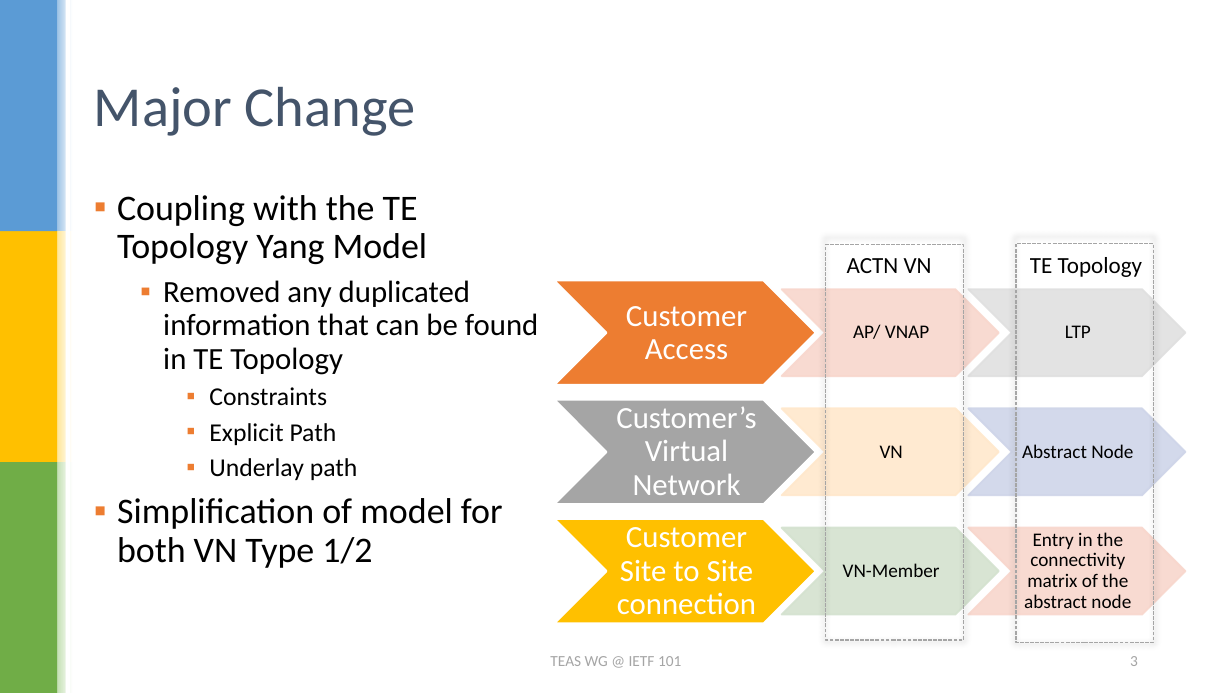
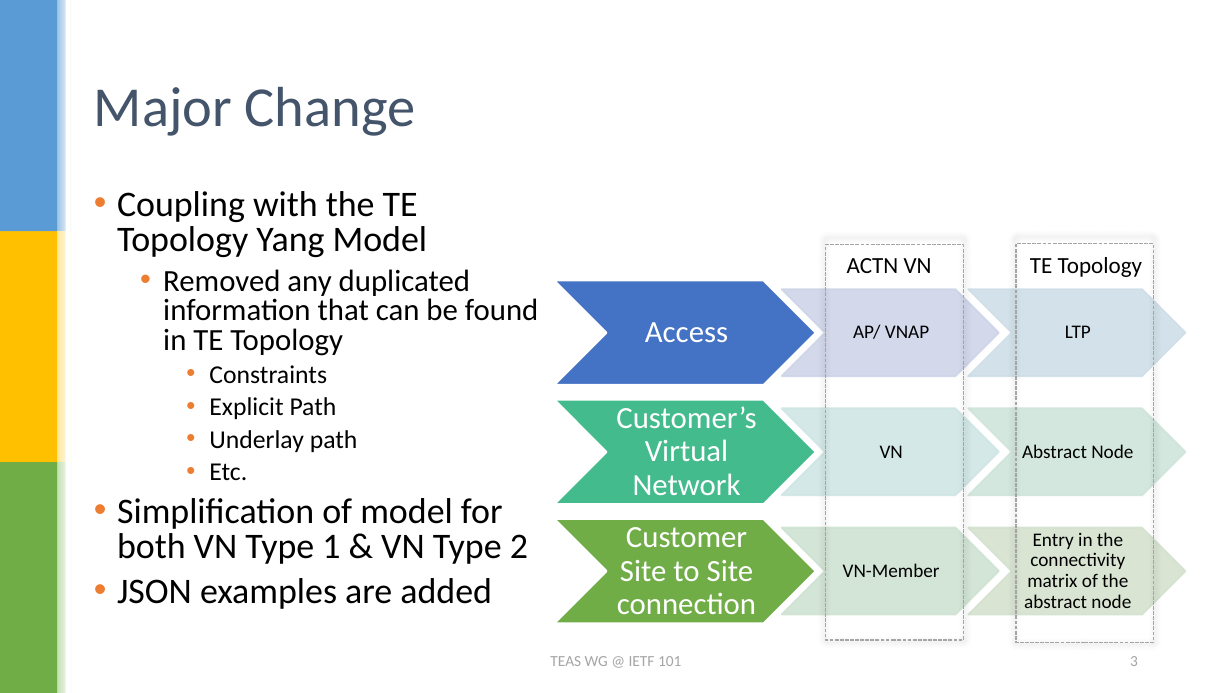
Before and after one commit to dhruvdhody-huawei/101, a slide deck: slide 3 of draft-lee-teas-actn-vn-yang.pptx. Drawn at 1232x693 pixels with LibreOffice and Linux fonts; fonts in the diff are those of the drawing. Boxes give left, top, right and bottom in pixels: in the first picture for what was removed or moved away, otherwise in the second. Text is boxed around its words. In the diff, an @@ line names an element or a change of style, - is before the commit and + after.

```diff
--- a/draft-lee-teas-actn-vn-yang.pptx
+++ b/draft-lee-teas-actn-vn-yang.pptx
@@ text at (117,191,538,452): bullet ▪ to •; line spacing 0.9 to 0.8 @@
@@ chevron at (555,280,816,384): fill #ED7D31 to #4472C4 @@
@@ chevron at (782,289,999,376): fill #F8D7CE at 90% opacity to #CFD5EA at 90% opacity; outline #F8D7CE 1.5 pt to #CFD5EA 1.5 pt @@
@@ chevron at (969,289,1186,376): fill #E1E1E1 at 90% opacity to #CFDFE8 at 90% opacity; outline #E1E1E1 1.5 pt to #CFDFE8 1.5 pt @@
@@ text at (645,322,728,342): text changed @@
-Customer Access
+Access
@@ chevron at (555,399,816,504): fill #A5A5A5 to #43BB8D @@
@@ chevron at (782,409,999,495): fill #FFE8CC at 90% opacity to #CFE7E6 at 90% opacity; outline #FFE8CC 1.5 pt to #CFE7E6 1.5 pt @@
@@ chevron at (969,409,1186,495): fill #CFD5EA at 90% opacity to #CFE6DB at 90% opacity; outline #CFD5EA 1.5 pt to #CFE6DB 1.5 pt @@
@@ text at (117,463,528,609): text changed @@
-▪ Simplification of model for both VN Type 1/2
+    • Etc.
+• Simplification of model for both VN Type 1 & VN Type 2
+• JSON examples are added
@@ chevron at (555,519,816,624): fill #FFC000 to #70AD47 @@
@@ chevron at (782,528,999,615): fill #D5E3CF at 90% opacity to #CFE4D2 at 90% opacity; outline #D5E3CF 1.5 pt to #CFE4D2 1.5 pt @@
@@ chevron at (969,528,1186,615): fill #F8D7CE at 90% opacity to #D5E3CF at 90% opacity; outline #F8D7CE 1.5 pt to #D5E3CF 1.5 pt @@
```
Also in this commit, not shown: 7 other slides changed, 7 slides added, 1 slide removed, 1 other file.
